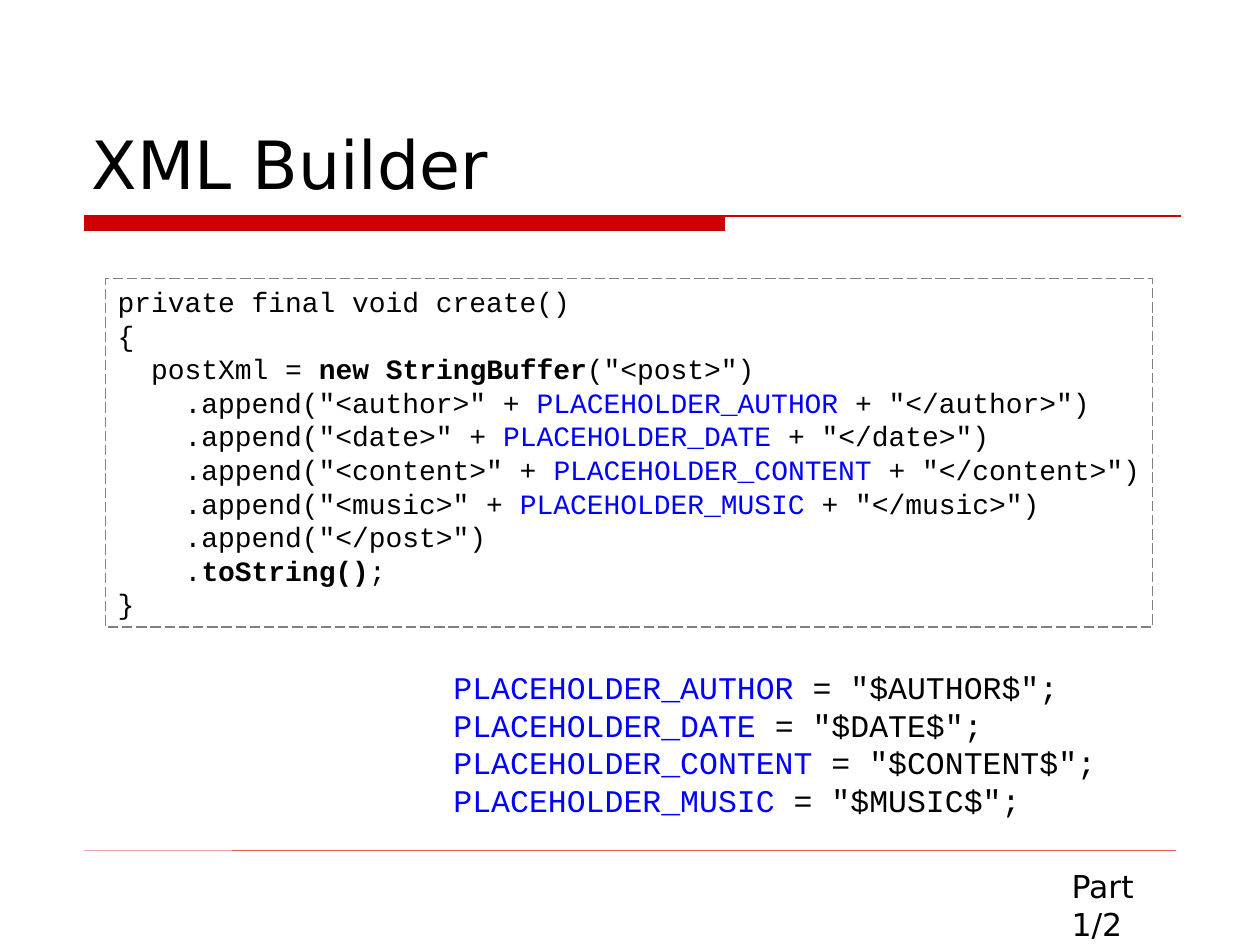
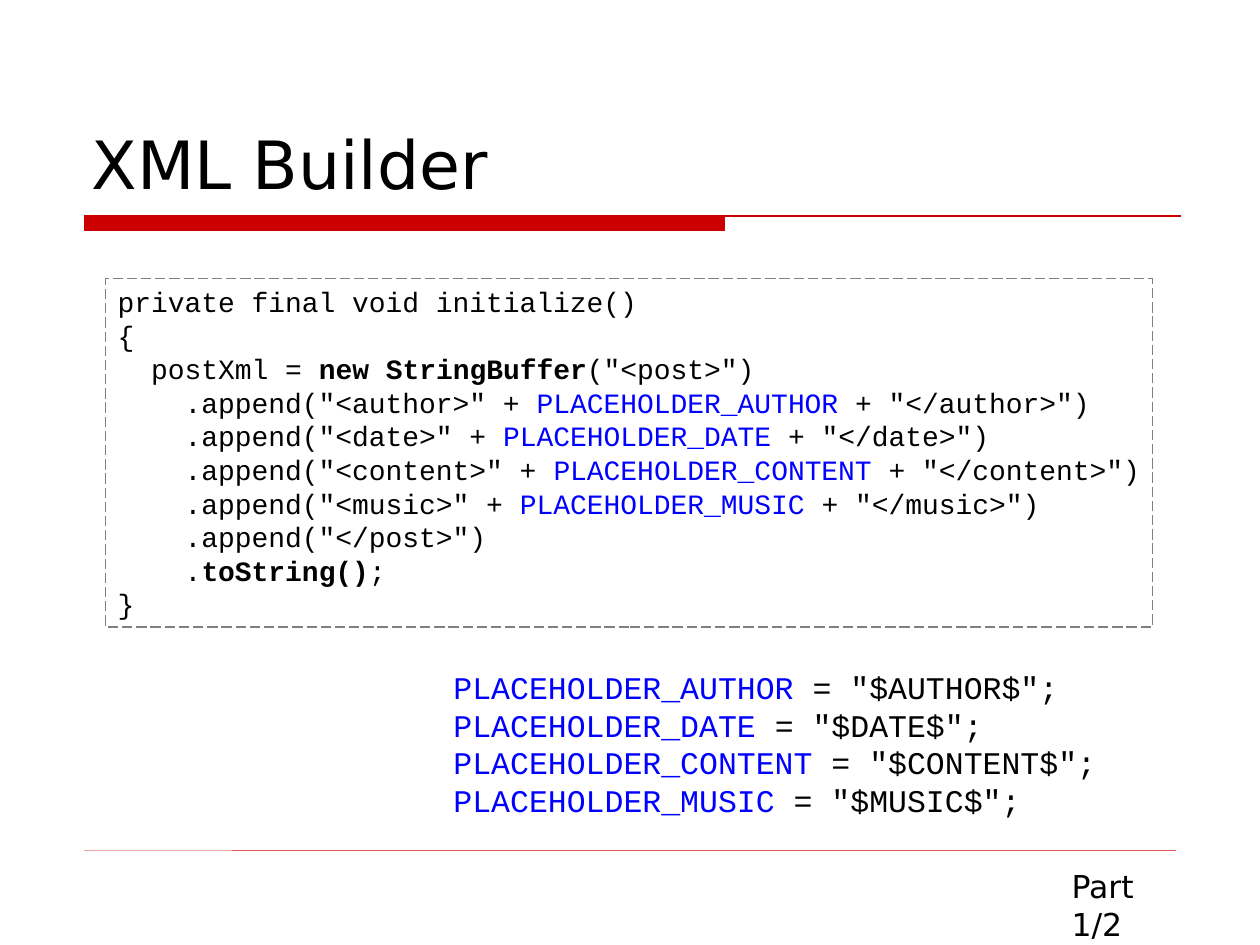
Before and after one commit to asolntsev/presentations, a slide deck: slide 21 of wtf-code/WTF_code.topconf.en.ppt. Drawn at 1260x945 pixels with LibreOffice and Linux fonts; fonts in the diff are those of the drawing; background and template pictures are left out. Boxes give left, top, right and bottom in pixels: in the first picture for what was removed or moved away, otherwise in the second. Text is boxed around its words. In the diff, an @@ line names an element or a change of style, - is before the commit and + after.

```diff
--- a/wtf-code/WTF_code.topconf.en.ppt
+++ b/wtf-code/WTF_code.topconf.en.ppt
@@ text in rectangle at bbox=[118, 292, 637, 318]: text changed @@
-private final void create()
+private final void initialize()
```
Also in this commit, not shown: 18 other slides changed, 1 slide added, 2 slides removed.
